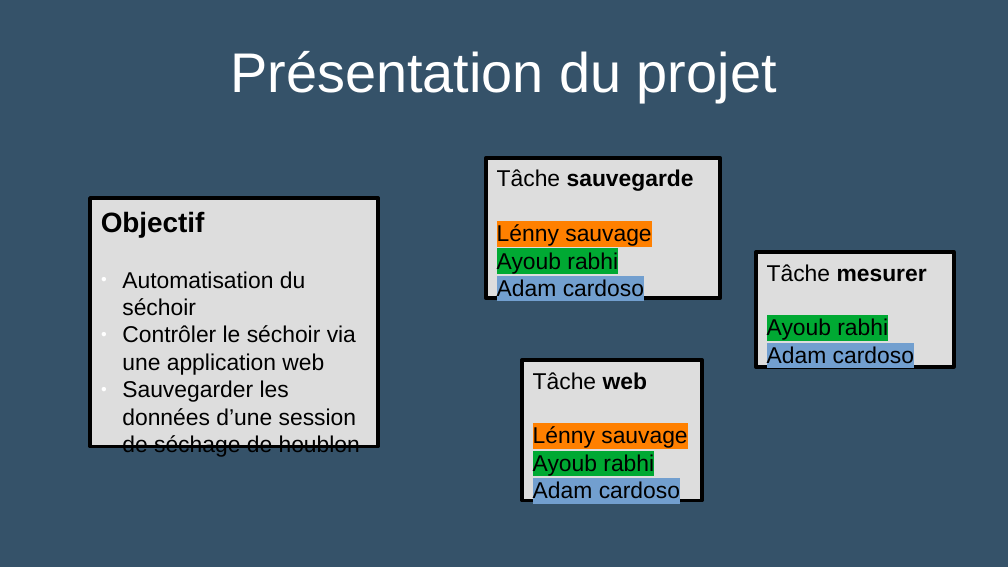
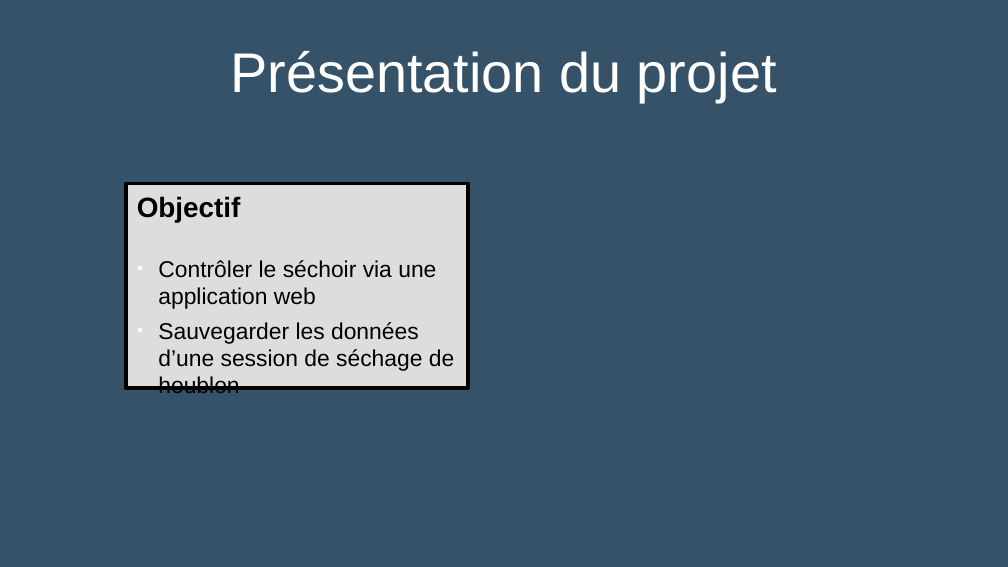
Before and after one commit to Sauvage89/sechoir-houblon, a slide deck: slide 3 of doc/diaporama/revu1/revue1.odp. Drawn at 1008x567 pixels with LibreOffice and Linux fonts; fonts in the diff are those of the drawing. Boxes give left, top, right and bottom in pixels: in the first picture for what was removed or moved away, otherwise in the second. Text is boxed around its words. In the diff, an @@ line names an element or a change of style, - is before the commit and + after.

```diff
--- a/doc/diaporama/revu1/revue1.odp
+++ b/doc/diaporama/revu1/revue1.odp
@@ rectangle removed at [486, 158, 720, 299] @@
-Tâche sauvegarde
-Lénny sauvage
-Ayoub rabhi
-Adam cardoso
@@ rectangle "Objectif": place and size @@
-rectangle "Objectif" at [90, 198, 378, 447]
+rectangle "Objectif" at [126, 184, 468, 389]
@@ text in rectangle at [158, 260, 454, 393]: more space between paragraphs @@
@@ rectangle removed at [756, 252, 955, 368] @@
-Tâche mesurer
-Ayoub rabhi
-Adam cardoso
@@ text in rectangle at [122, 271, 305, 316]: paragraph removed @@
-● Automatisation du séchoir
@@ rectangle removed at [522, 360, 702, 501] @@
-Tâche web
-Lénny sauvage
-Ayoub rabhi
-Adam cardoso
```
Also in this commit, not shown: 2 other slides changed, 1 slide removed, 1 other file.
